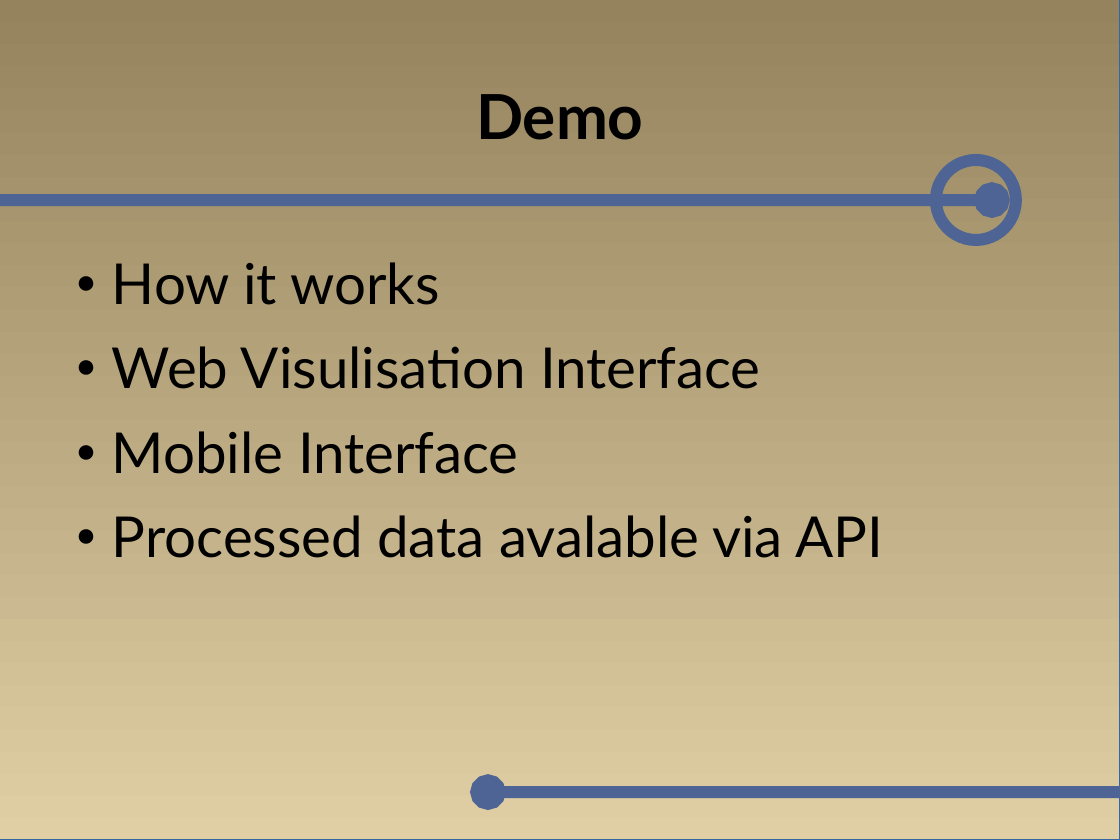
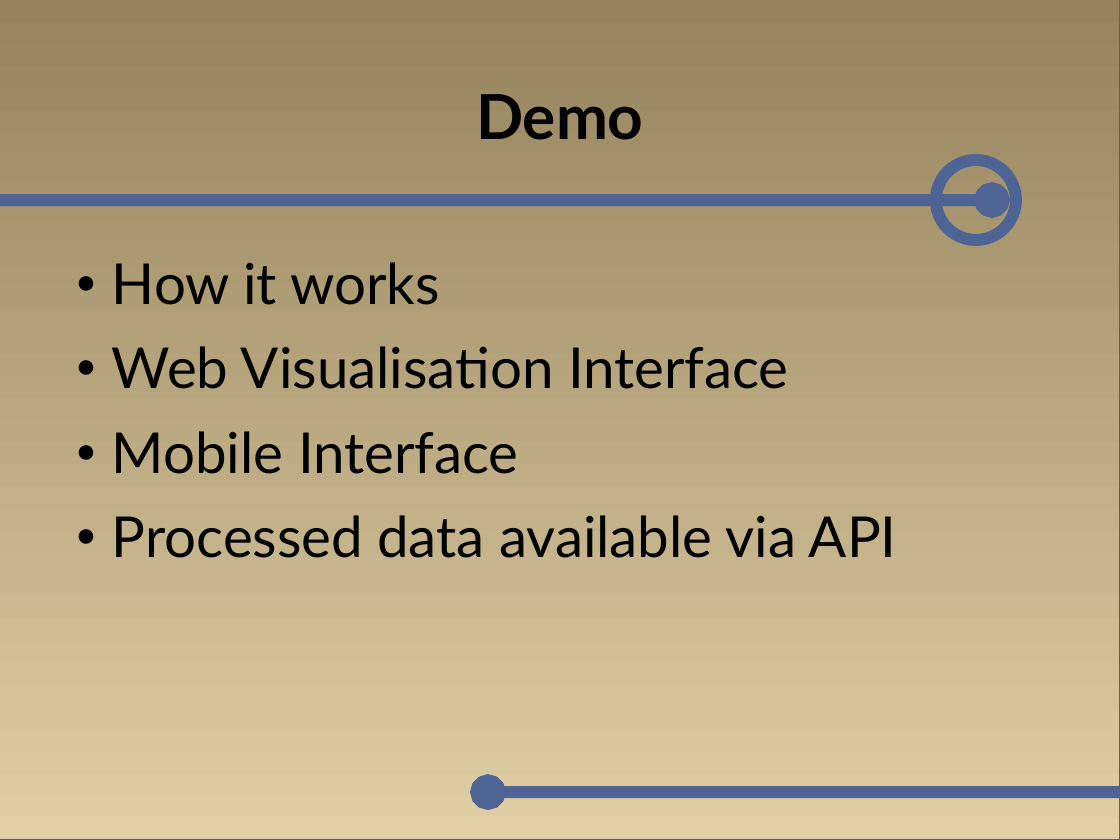
Before and after one commit to GothAck/Parliament-Hack-Weekend, a slide deck: slide 4 of assets/presentation.odp. Drawn at 1120x840 pixels with LibreOffice and Linux fonts; fonts in the diff are those of the drawing; background and template pictures are left out. Boxes give left, top, right and bottom in pixels: in the first picture for what was removed or moved away, otherwise in the second. Text is boxed around its words. In the diff, an @@ line names an element or a change of style, - is before the commit and + after.

Commit message:
Spelling

```diff
--- a/assets/presentation.odp
+++ b/assets/presentation.odp
@@ text at <box>112,346,789,389</box>: text changed @@
-● Web Visulisation Interface
+● Web Visualisation Interface
@@ text at <box>112,515,897,558</box>: text changed @@
-● Processed data avalable via API
+● Processed data available via API
```
Also in this commit, not shown: 3 other slides changed.
